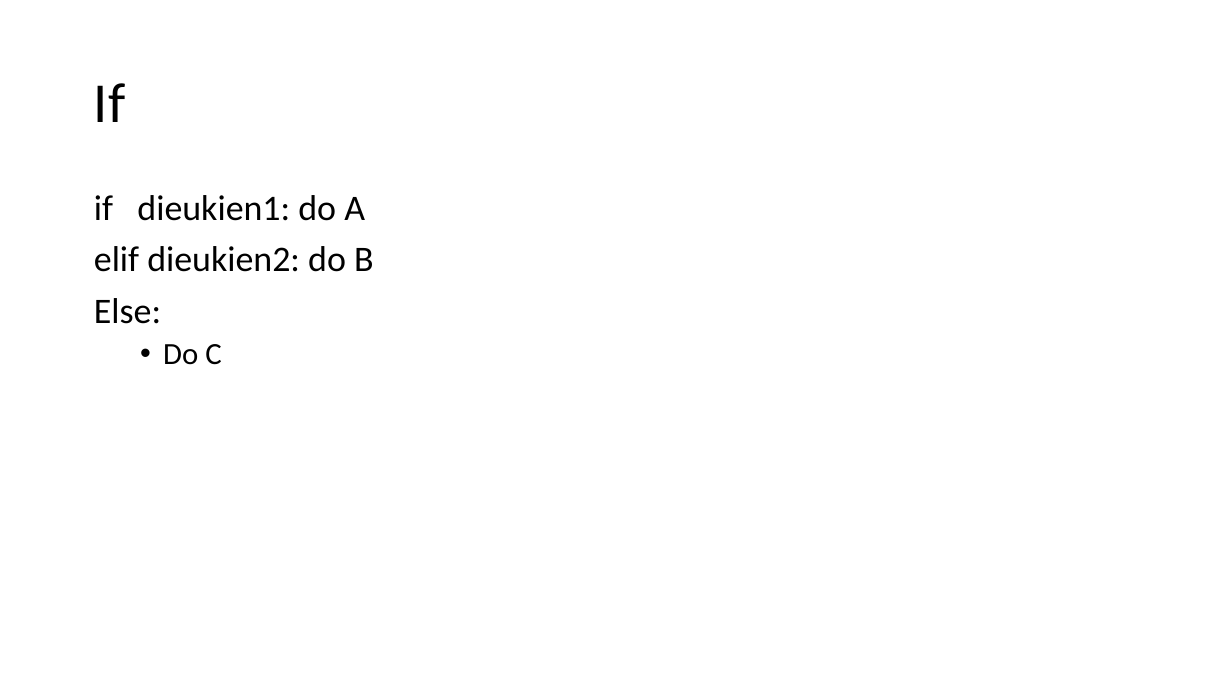
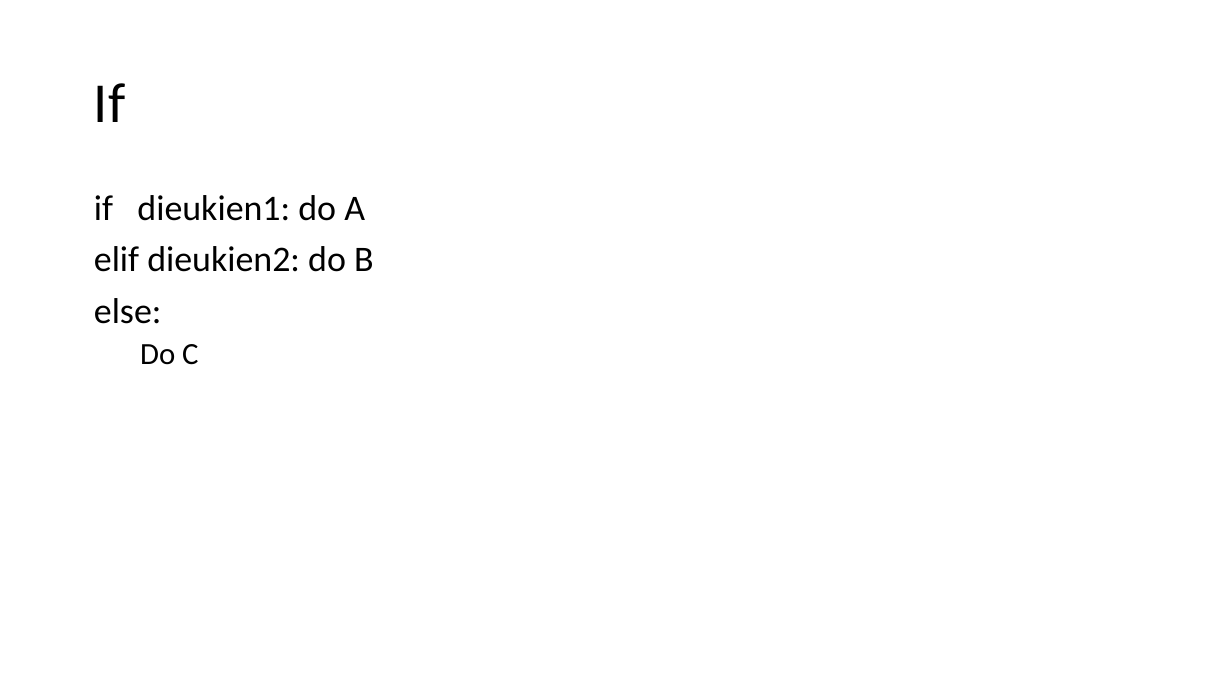
Before and after one commit to levinhhoang16/PyOpenCVCourse, a slide deck: slide 42 of Lecture/[01]PythonCoban.pptx. Drawn at 1232x693 pixels with LibreOffice and Linux fonts; fonts in the diff are those of the drawing. Boxes give left, top, right and bottom in pixels: in the first picture for what was removed or moved away, otherwise in the second. Text is boxed around its words. In the diff, an @@ line names an element or a change of style, - is before the commit and + after.

```diff
--- a/Lecture/[01]PythonCoban.pptx
+++ b/Lecture/[01]PythonCoban.pptx
@@ text at bbox=[94, 298, 162, 324]: text changed @@
-Else:
+else:
@@ text at bbox=[140, 344, 198, 365]: bullet • to none @@
```
Also in this commit, not shown: 5 other slides changed, 7 other files.
